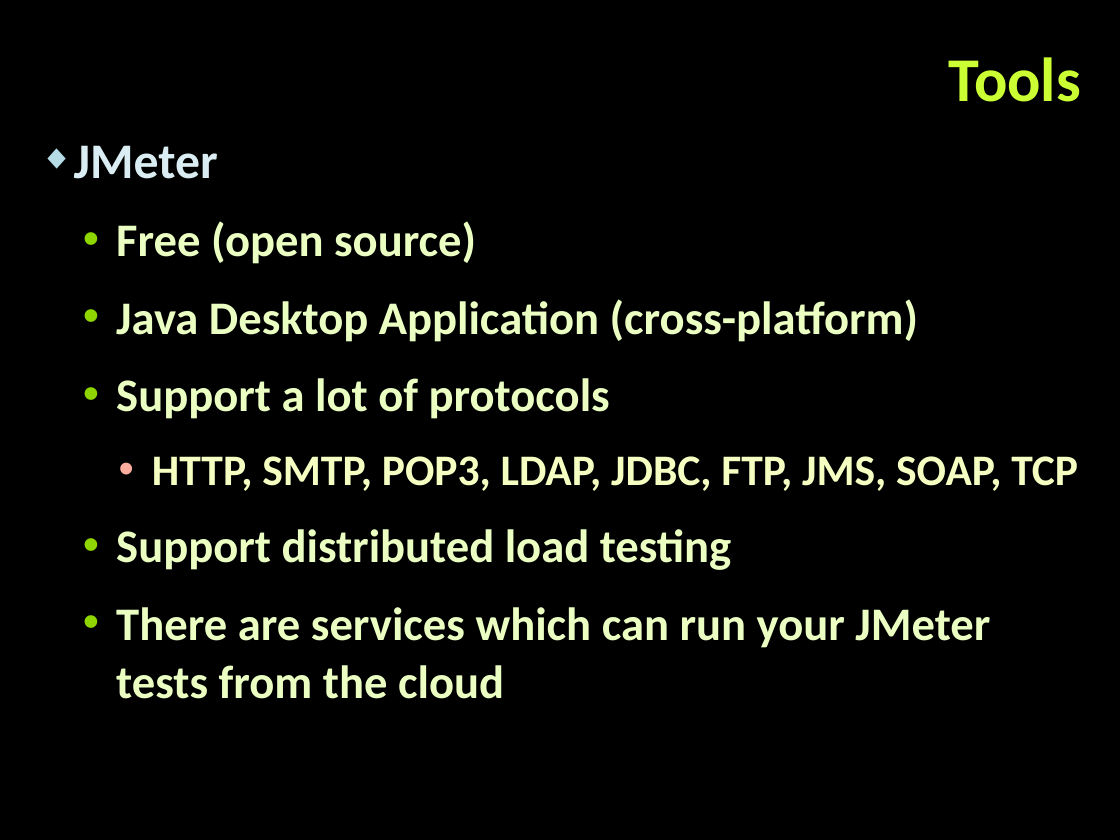
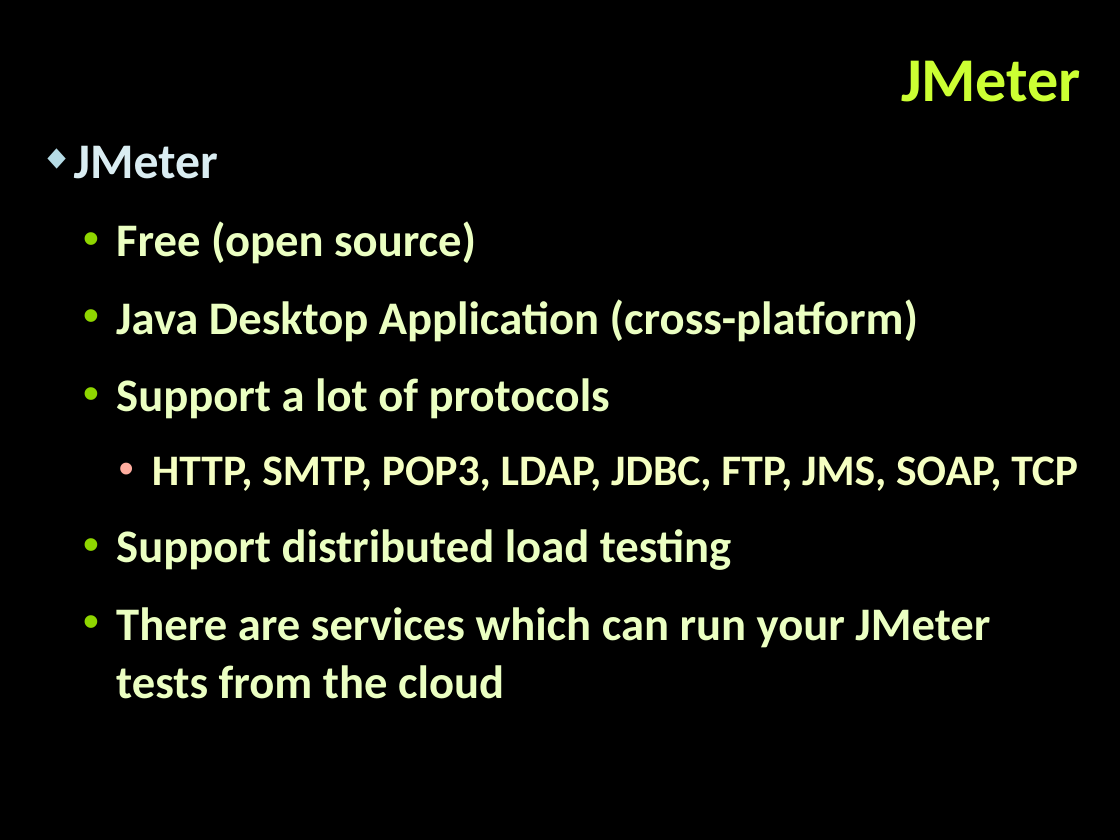
Before and after one commit to TelerikAcademy/QA-Academy, a slide deck: slide 17 of 29. Web Services - Performance testing/Web Services - Performance testing.pptx (slide 18 before the commit). Drawn at 1120x840 pixels with LibreOffice and Linux fonts; fonts in the diff are those of the drawing; background and template pictures are left out. Boxes give left, top, right and bottom in pixels: in the first picture for what was removed or moved away, otherwise in the second. Text is boxed around its words. In the diff, an @@ line names an element or a change of style, - is before the commit and + after.

```diff
--- a/29. Web Services - Performance testing/Web Services - Performance testing.pptx
+++ b/29. Web Services - Performance testing/Web Services - Performance testing.pptx
@@ text at bbox=[901, 60, 1081, 102]: text changed @@
-Tools
+JMeter
```
Also in this commit, not shown: 5 other slides changed, 1 slide added, 3 slides removed.
